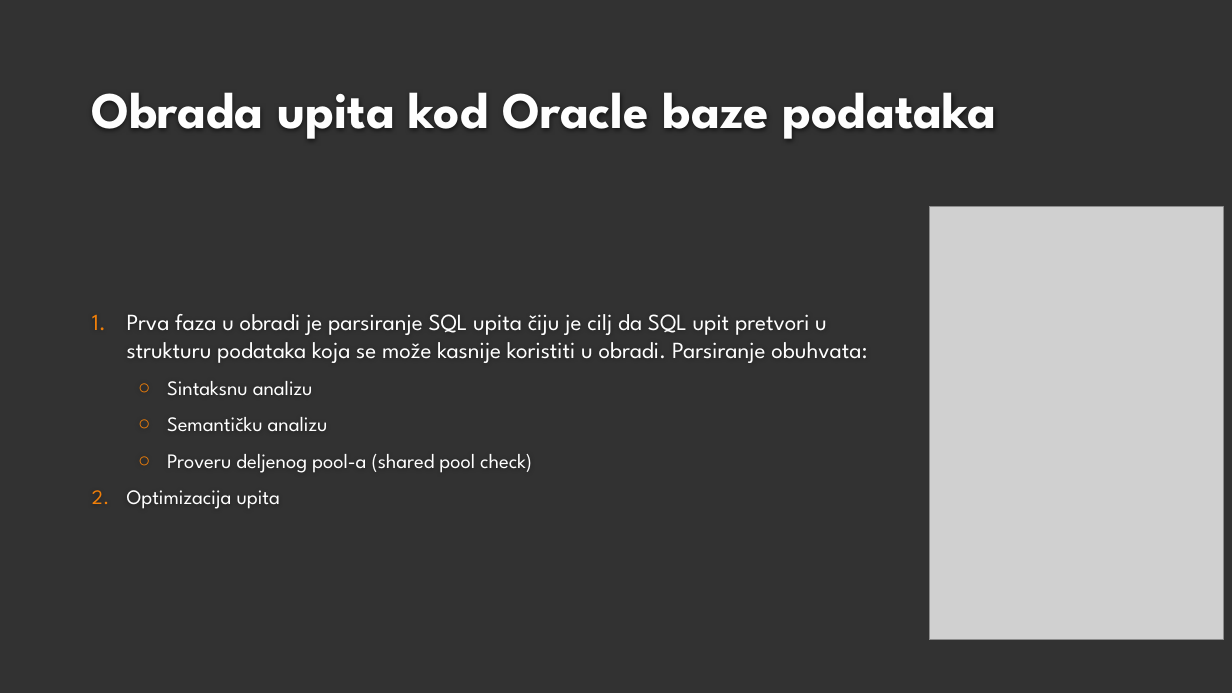
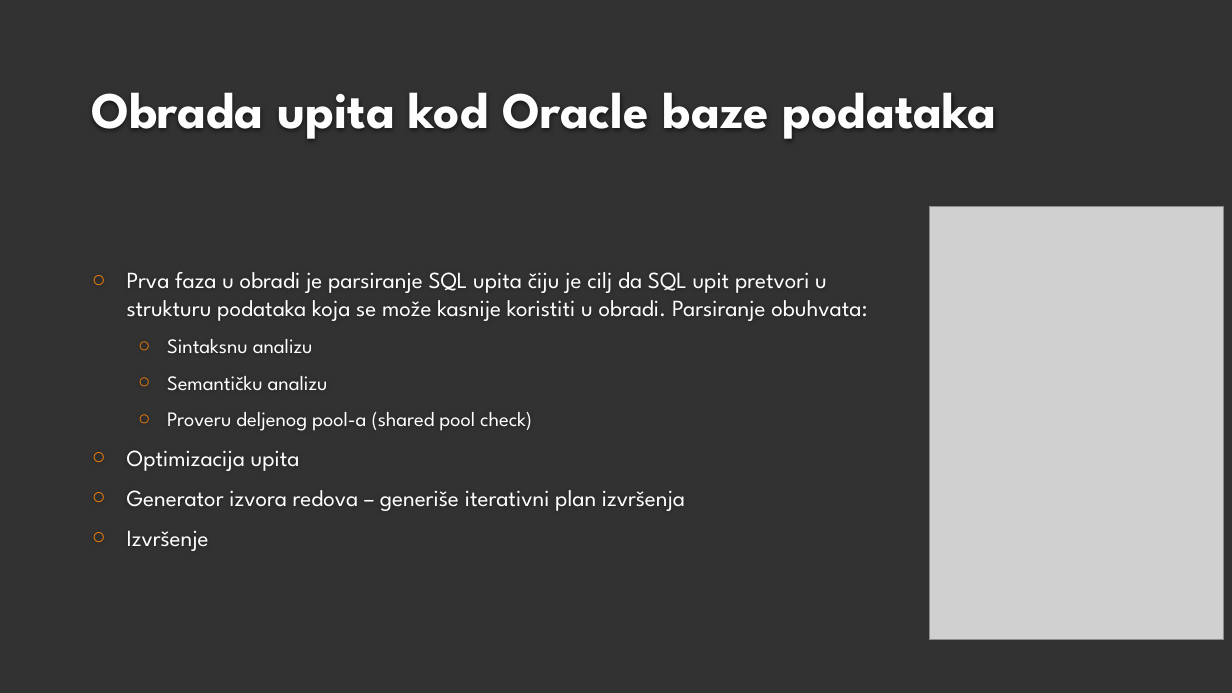
Before and after one commit to Rista5/DBMS, a slide deck: slide 9 of Obrada i optimizacija upita kod Oracle baze podataka.pptx. Drawn at 1232x693 pixels with LibreOffice and Linux fonts; fonts in the diff are those of the drawing; grey boxes stand for pictures; background and template pictures are left out. Boxes give left, top, right and bottom in pixels: in the first picture for what was removed or moved away, otherwise in the second. Text is boxed around its words. In the diff, an @@ line names an element or a change of style, - is before the commit and + after.

```diff
--- a/Obrada i optimizacija upita kod Oracle baze podataka.pptx
+++ b/Obrada i optimizacija upita kod Oracle baze podataka.pptx
@@ text at bbox=[127, 272, 867, 471]: size 16 to 18 pt in "Optimizacija upita"; bullet 1. to ○ @@
@@ text at bbox=[127, 490, 685, 551]: paragraphs added @@
+  ○ Generator izvora redova – generiše iterativni plan izvršenja
+  ○ Izvršenje
```
Also in this commit, not shown: 3 other slides changed, 2 other files.
